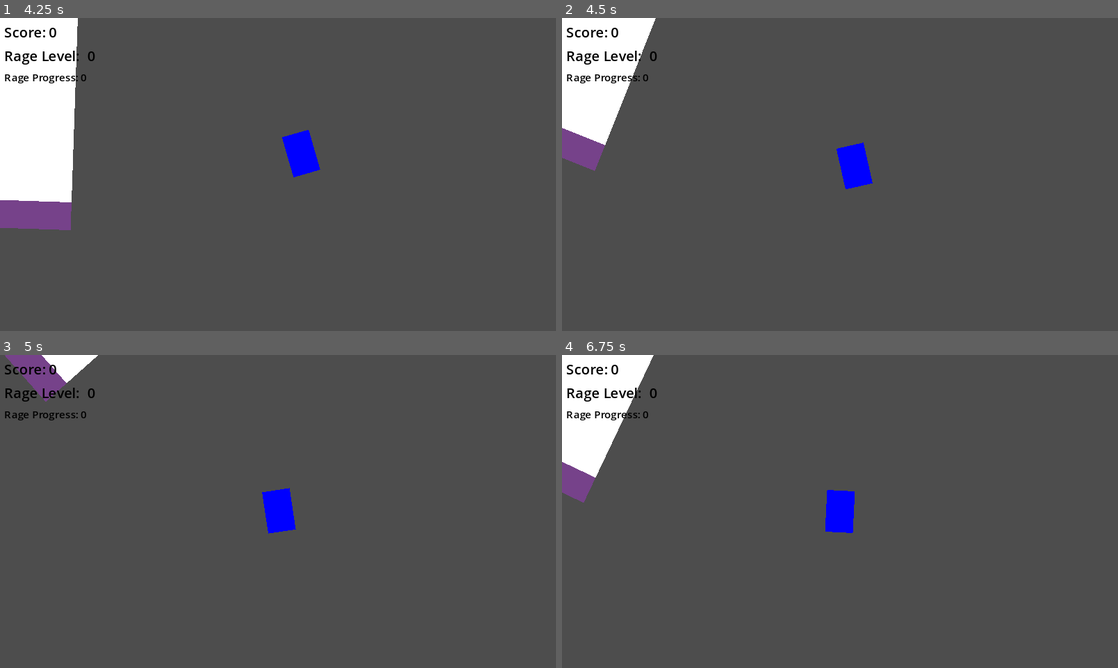
Above: before the commit, frames 1-4 (two rows, left to right).
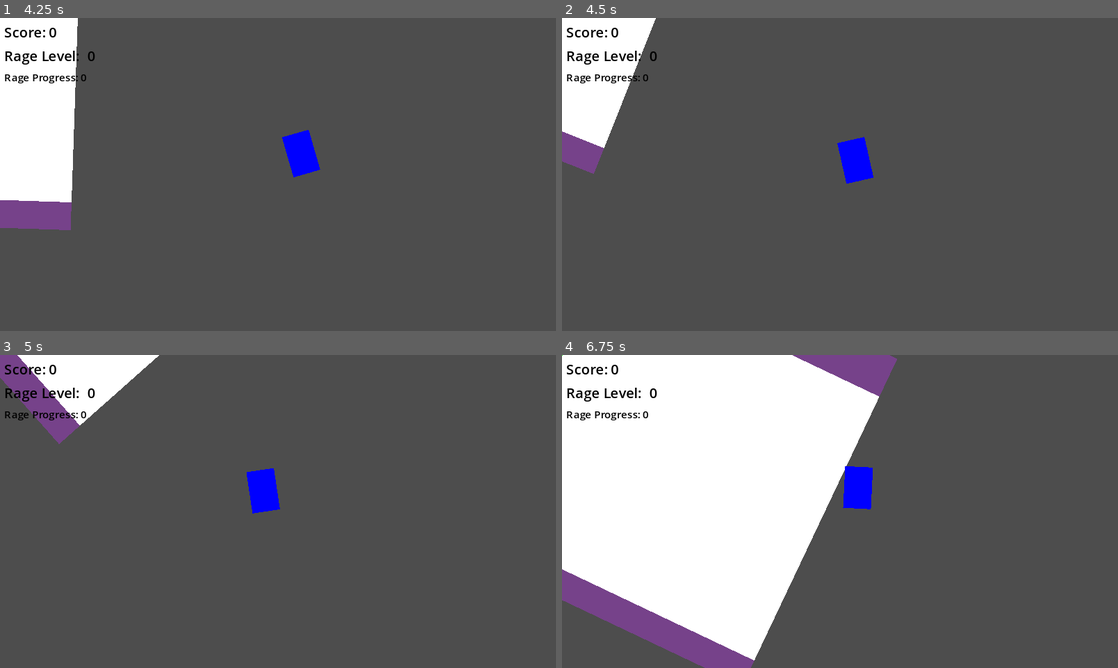
Above: after the commit, the same moments.

Repository: lukeledvina/UnleashTheBeast
Game: Godot game, scene res://Game/game.tscn
The game is run twice, just before and just after one commit, with the same random seed, the same clock (stepped at 60 frames per second) and the same inputs.
Inputs:
- Up to frame 1 (4.25 s): tap Enter at 0.5 s; hold D (right) 0.53-1.28 s; hold Space (drift) 0.53-1.28 s; hold S (down) 1.28-2.03 s; tap Space (drift) at 1.35, 2.85 s; hold D (right) 2.03-2.78 s; hold Space (drift) 2.03-2.78 s; hold W (up) 2.78-3.53 s; hold A (left) from 3.53 s (still down); hold Space (drift) from 3.53 s (still down)
- Up to frame 2 (4.5 s): keep holding A (left); release Space (drift) at 4.28 s; tap Space (drift) at 4.35 s
- Up to frame 3 (5 s): keep holding A (left)
- Up to frame 4 (6.75 s): release A (left) at 5.03 s; hold S (down) 5.03-5.78 s; hold Space (drift) 5.03-5.78 s; hold D (right) 5.78-6.53 s; tap Space (drift) at 5.85 s; hold W (up) from 6.53 s (still down); hold Space (drift) from 6.53 s (still down)

Frame 1 is identical in both runs. In frame 2, 0.4% of the frame differs, in the area x 0-56%, y 0-55%; in frame 3, 4.5%; in frame 4, 41%, in the area x 0-61%, y 0-100%.

Commit message:
Add workaround to unnatural turning behavior

Diff:
--- a/Player/player.gd
+++ b/Player/player.gd
@@ -10,10 +10,9 @@
 var turn_speed: float = 0.75
 var friction: float = 0.001
 
-var turning_correction_factor: float = 0.01
 
 
-func _physics_process(_delta):
+func _physics_process(_delta) -> void:
 	var input_direction = Input.get_vector("left", "right", "up", "down")
 	#velocity = input_direction.rotated(deg_to_rad(rotation_degrees)) * max_speed
 	if Input.is_action_pressed("drift"):
@@ -21,7 +20,9 @@
 		drift(input_direction.x)
 	elif input_direction.x != 0:
 		rotation_degrees += turn_speed * input_direction.x
-		velocity = velocity.lerp(input_direction.rotated(deg_to_rad(rotation_degrees)) * max_speed * velocity.x * turning_correction_factor, acceleration)
+		input_direction.y = -1
+		input_direction = input_direction.normalized()
+		velocity = velocity.lerp(input_direction.rotated(deg_to_rad(rotation_degrees)) * max_speed, acceleration)
 	elif input_direction.y != 0:
 		velocity = velocity.lerp(input_direction.rotated(deg_to_rad(rotation_degrees)) * max_speed, acceleration)
 	else:
@@ -32,5 +33,5 @@
 
 
 
-func drift(direction):
+func drift(direction) -> void:
 	rotation_degrees += drift_speed * direction
Not shown, changed: TODO.txt
